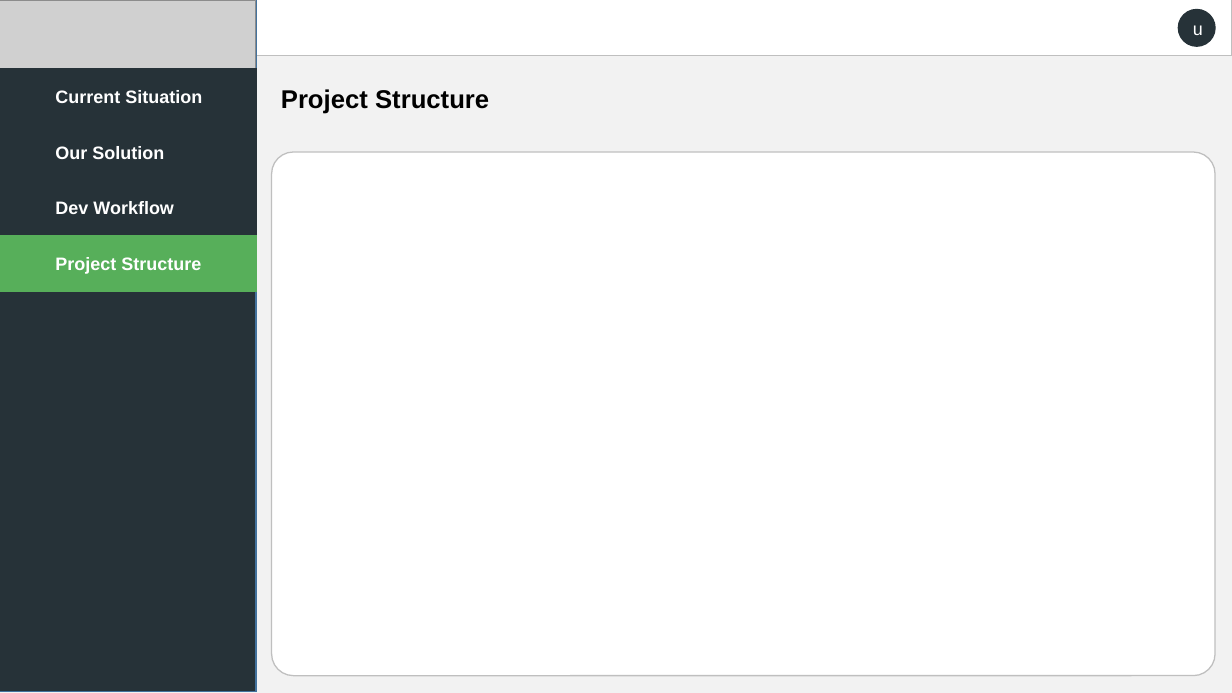
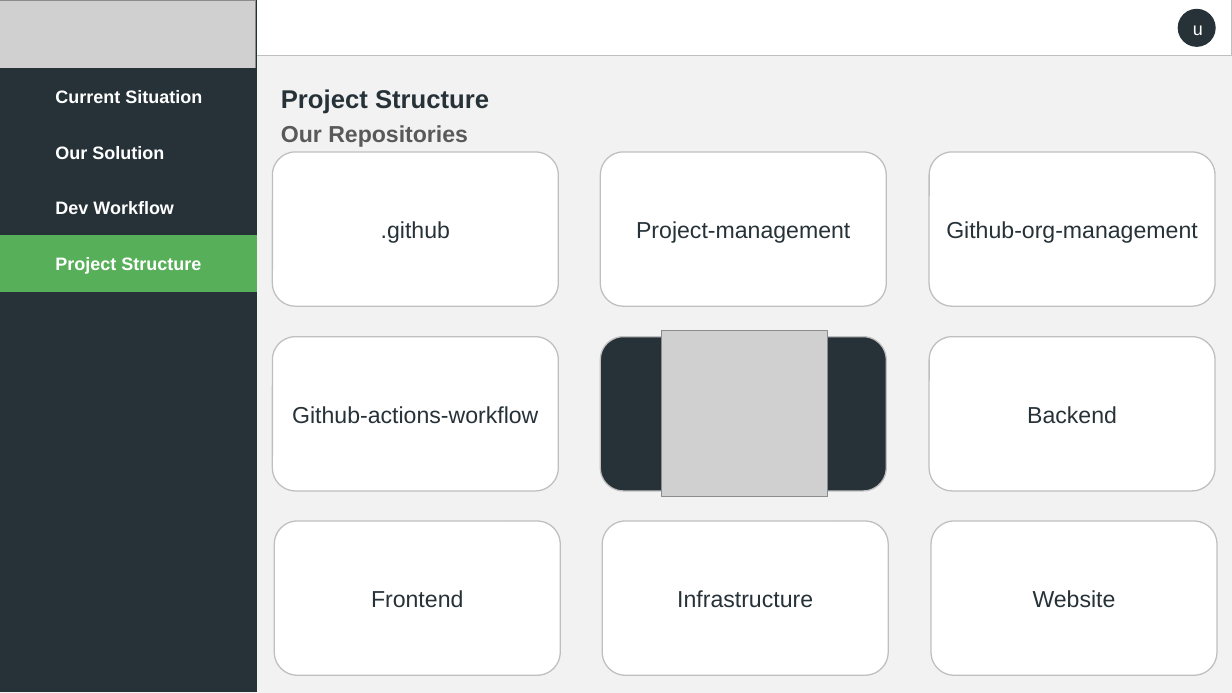
Before and after one commit to terraharbor/project-management, a slide deck: slide 6 of presentation_slides/Terraharbor_PDG_groupe04A.pptx. Drawn at 1232x693 pixels with LibreOffice and Linux fonts; fonts in the diff are those of the drawing; grey boxes stand for pictures. Boxes give left, top, right and bottom in pixels: in the first picture for what was removed or moved away, otherwise in the second. Text is boxed around its words. In the diff, an @@ line names an element or a change of style, - is before the commit and + after.

```diff
--- a/presentation_slides/Terraharbor_PDG_groupe04A.pptx
+++ b/presentation_slides/Terraharbor_PDG_groupe04A.pptx
@@ rectangle at (0, 0, 256, 691): outline #43739E 1 pt to #263238 1 pt @@
@@ text "Project Structure" at (281, 89, 489, 114): text colour #000000 to #263238 @@
@@ text added at (281, 125, 468, 147), 18 pt, text #595959, bold @@
+Our Repositories
@@ rounded rectangle: place and size @@
-rounded rectangle at (272, 152, 1215, 677)
+rounded rectangle at (601, 336, 886, 491)
@@ rounded rectangle at (601, 336, 886, 491): fill #FFFFFF to #263238; proportions changed @@
@@ picture added at (662, 331, 828, 497) @@
@@ group added at (273, 152, 1217, 676): 8 rounded rectangles @@
+.github
+Project-management
+Github-org-management
+Github-actions-workflow
+Backend
+Frontend
+Infrastructure
+Website
```
Also in this commit, not shown: 5 other slides changed, 2 other files.
